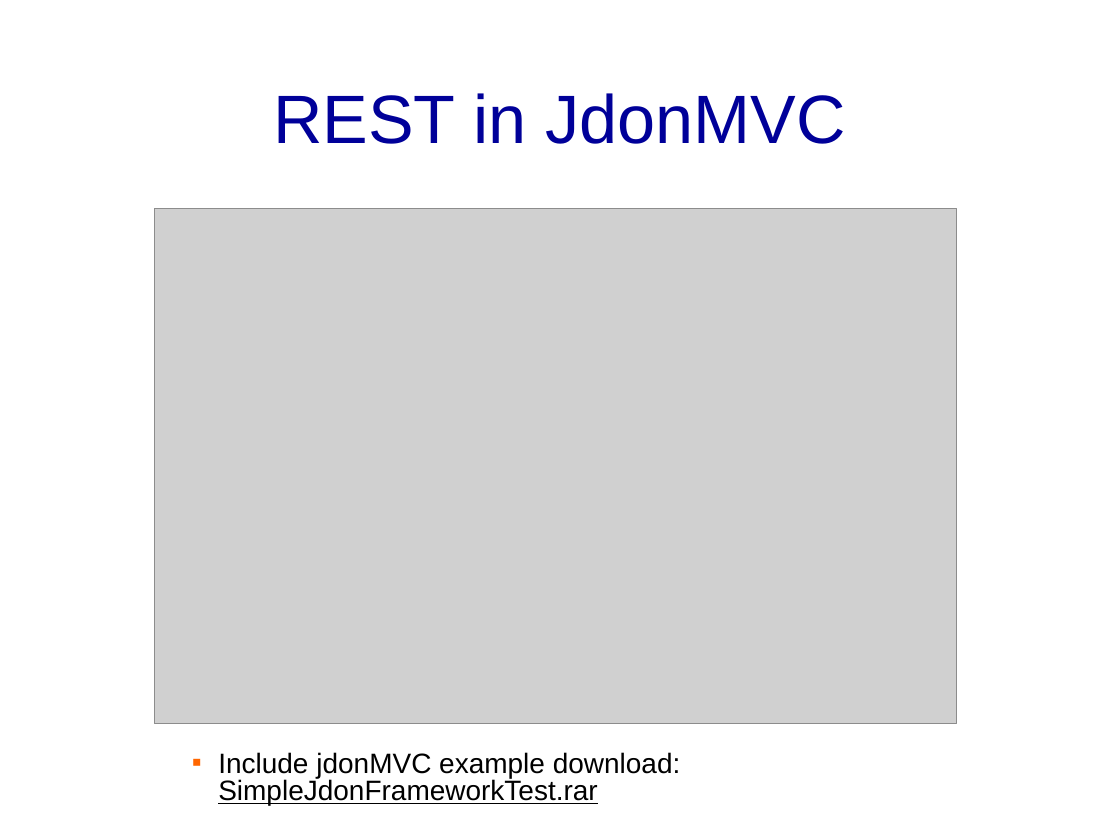
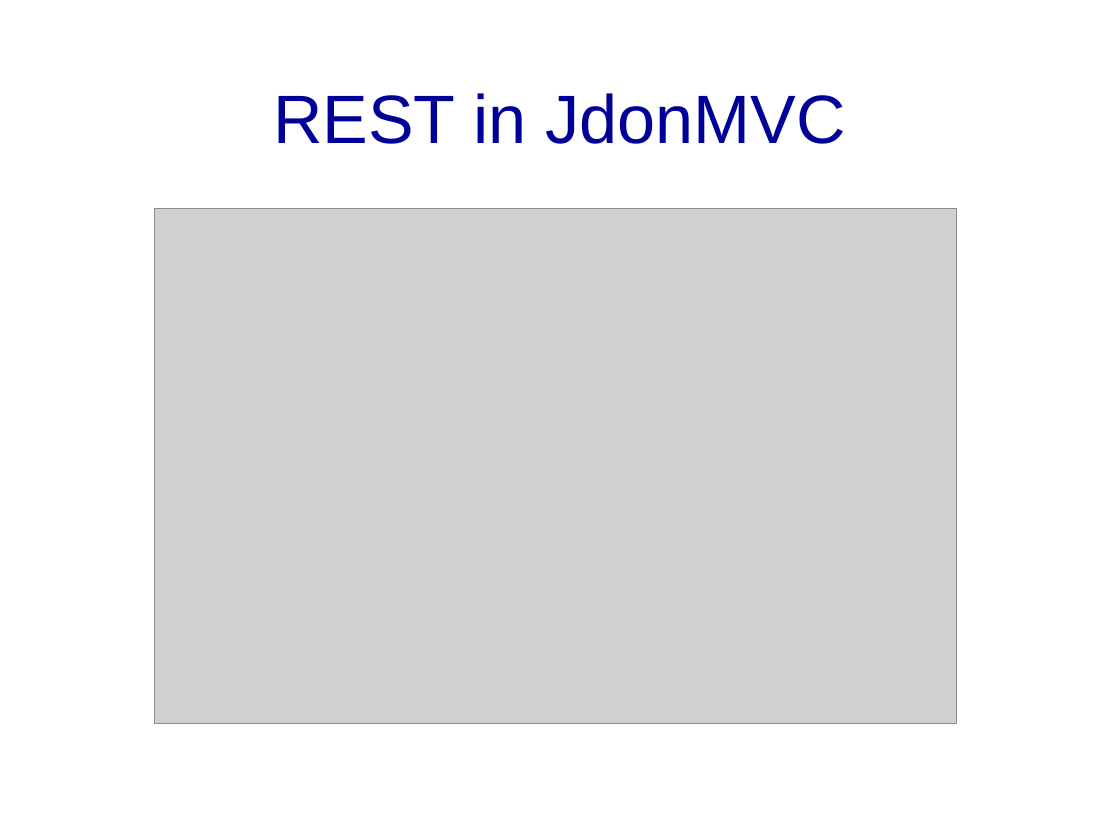
Before and after one commit to banq/jdonframework, a slide deck: slide 71 of doc/english/JdonFramework.ppt (slide 72 before the commit). Drawn at 1120x840 pixels with LibreOffice and Linux fonts; fonts in the diff are those of the drawing; grey boxes stand for pictures; background and template pictures are left out. Boxes give left, top, right and bottom in pixels: in the first picture for what was removed or moved away, otherwise in the second. Text is boxed around its words. In the diff, an @@ line names an element or a change of style, - is before the commit and + after.

```diff
--- a/doc/english/JdonFramework.ppt
+++ b/doc/english/JdonFramework.ppt
@@ text removed at box(218, 752, 681, 805) @@
-▪ Include jdonMVC example download: SimpleJdonFrameworkTest.rar
```
Also in this commit, not shown: 4 other slides changed, 1 slide added, 2 slides removed, 6 other files.
